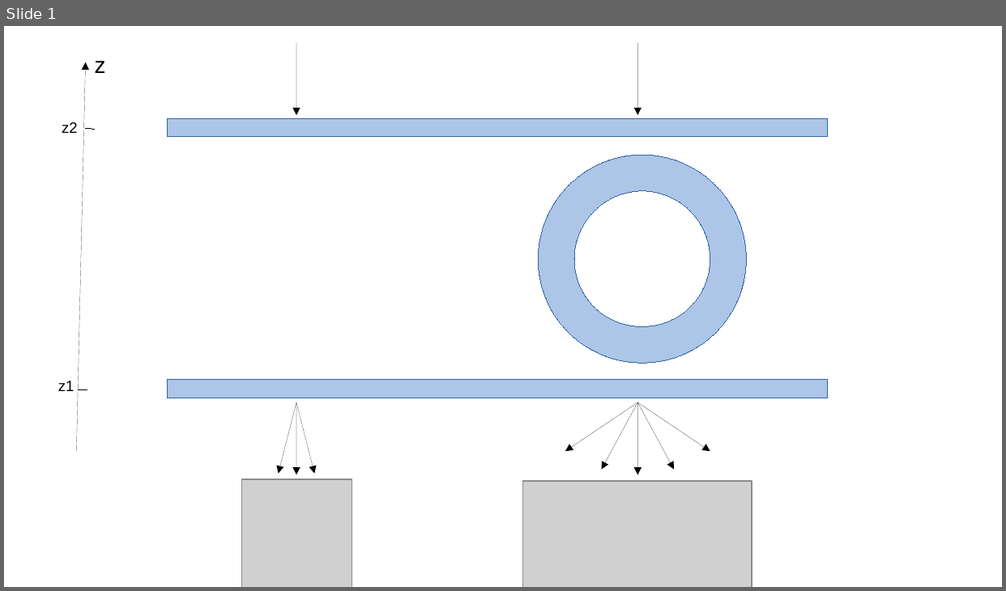
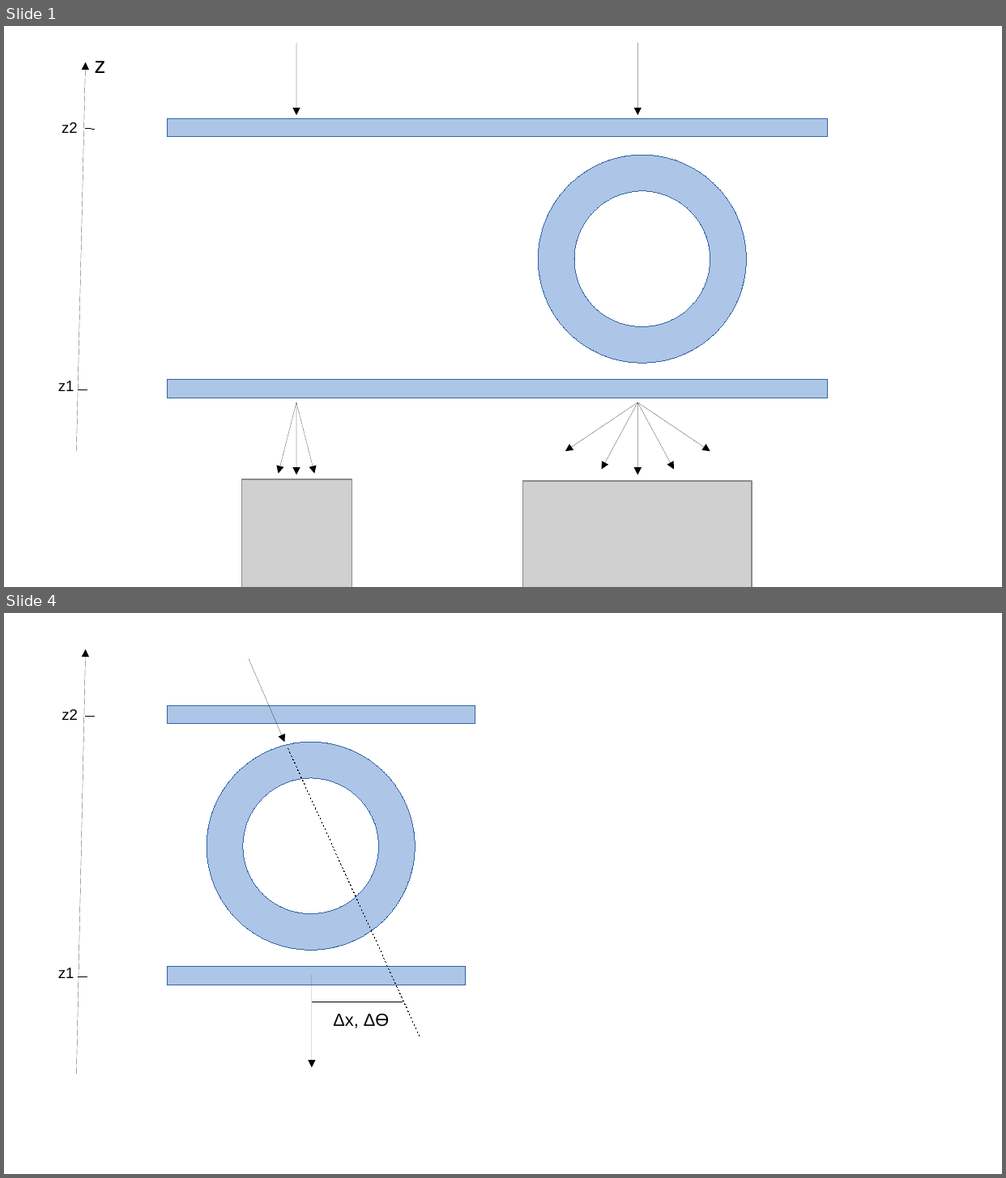
Before and after one commit to cedricpri/MasterTheses, a slide deck: MuonSystems/figs/myFigures.odp. Shown one above the other, each under a label of ours: slide 1 before the commit, slides 1 and 4 after it; the slides between them are not shown. The pictures are 1006x591 and 1006x1178 pixels, drawn with LibreOffice and Linux fonts; fonts in the diff are those of the drawing; grey boxes stand for pictures. Boxes give left, top, right and bottom in pixels: in the first picture for what was removed or moved away, otherwise in the second. Text is boxed around its words. In the diff, an @@ line names an element or a change of style, - is before the commit and + after.

```diff
--- a/MuonSystems/figs/myFigures.odp
+++ b/MuonSystems/figs/myFigures.odp
@@ slide 4 added at (4, 613, 1002, 1174), background #FFFFFF @@
@@ arrow added from (76, 1075) to (86, 649), #000000 0 pt @@
@@ arrow added from (249, 658) to (285, 743), #000000 0 pt @@
@@ text added at (62, 709, 78, 720), 12 pt, text #000000 @@
+z2
@@ rectangle added at (167, 706, 475, 725), fill #ADC5E7, outline #3465A4 0 pt @@
@@ line added from (86, 716) to (95, 716), #000000 0 pt @@
@@ ellipse added at (206, 743, 415, 951), fill #ADC5E7, outline #3465A4 0 pt @@
@@ line added from (288, 749) to (420, 1038), #000000 0 pt @@
@@ ellipse added at (243, 779, 379, 914), fill #FFFFFF, outline #3465A4 0 pt @@
@@ text added at (58, 968, 74, 978), 12 pt, text #000000 @@
+z1
@@ rectangle added at (167, 967, 466, 986), fill #ADC5E7, outline #3465A4 0 pt @@
@@ arrow added from (312, 975) to (312, 1067), #000000 0 pt @@
@@ line added from (79, 978) to (87, 978), #000000 0 pt @@
@@ line added from (312, 1003) to (403, 1003), #000000 0 pt @@
@@ text added at (333, 1014, 389, 1029), 14 pt, text #000000 @@
+Δx, Δϴ
```
Also in this commit, not shown: 2 other slides added, 10 other files.
